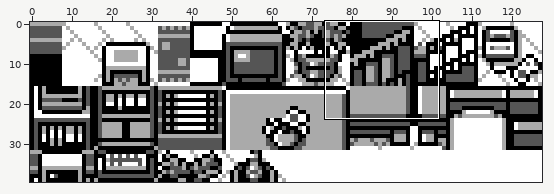
Two states of a sprite sheet, gfx/tilesets/reds_house.png. Above, an overview of the earlier version with the close-up marked.
Close-up. Before the edit:
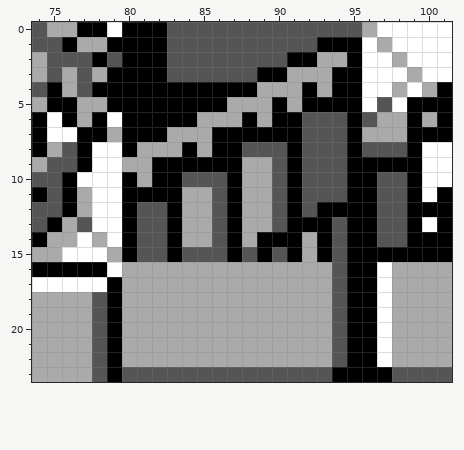
The file is 128x40 pixels. Shown: x 74..101, y 0..23.
After:
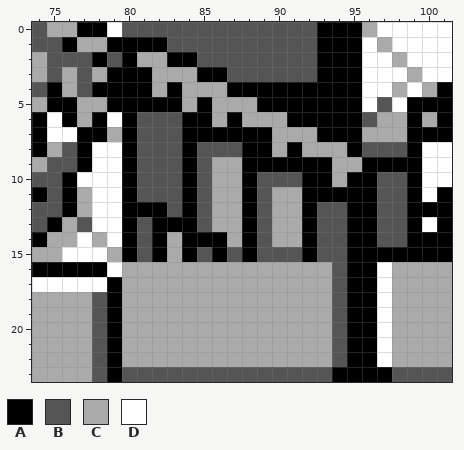
Palette (. is transparent): A #000000  B #555555  C #aaaaaa  D #ffffff
Edits made:
Colour B becomes colour A in row 0 at x 93 to 95; in row 2 at x 83 to 84; in row 3 at x 85 to 86; in row 6 at x 92 to 94; in row 7 at x 93 to 94; in row 8 at x 88 to 89.
Colour B becomes colour A in row 9 at x 90 and 92 to 93; in row 10 at x 84 and 92 to 93; in row 11 at x 92 to 94; in row 12 at x 81 to 82 and 92; in row 13 at x 82; in row 14 at x 82 and 86.
Colour B becomes colour A in row 15 at x 82, 84, 86 and 88.
Colour C becomes colour A in row 2 at x 93 to 94; in row 3 at x 93; in row 4 at x 89 to 91 and 93; in row 5 at x 89 and 91; in row 6 at x 85 and 87; in row 7 at x 84 to 85.
Colour C becomes colour A in row 9 at x 80 and 88 to 89; in row 10 at x 88; in rows 11 to 13 at x 84 and 88; in row 14 at x 84 to 85, 88 and 92; in row 15 at x 92.
Colour A becomes colour B in row 0 at x 80 to 82; in row 2 at x 91 to 92; in row 3 at x 89 to 90; in row 6 at x 81 to 83; in row 7 at x 81 to 82; in row 8 at x 86 to 87.
Colour A becomes colour B in row 9 at x 82 to 83 and 85; in row 10 at x 82 to 83 and 91; in row 11 at x 81 to 83; in row 12 at x 83 and 93 to 94; in row 13 at x 93; in row 14 at x 89 and 93.
Colour A becomes colour B in row 15 at x 87, 89, 91 and 93.
Colour C becomes colour B in row 3 at x 91 to 92; in row 7 at x 83; in row 8 at x 81 to 83 and 85; in row 9 at x 81; in row 10 at x 81 and 89; in rows 11 to 13 at x 85 and 89.
Colour A becomes colour C in row 2 at x 81 to 82; in row 3 at x 82; in row 4 at x 82 and 84 to 86; in row 5 at x 84 and 86; in row 6 at x 88 and 90; in row 7 at x 90 to 91.
Colour A becomes colour C in row 9 at x 86 to 87 and 95; in row 10 at x 87; in rows 11 to 13 at x 87 and 91; in row 14 at x 83, 87 and 90 to 91; in row 15 at x 83.
Colour B becomes colour C in row 3 at x 83 to 84; in row 7 at x 92; in row 8 at x 90 and 92 to 94; in row 9 at x 94; in row 10 at x 86 and 94; in rows 11 to 13 at x 86 and 90.
Boxes around the changes in both close-ups, in picture pixels (x1, y1, x2, y2):
changed: (122, 22, 362, 262)
